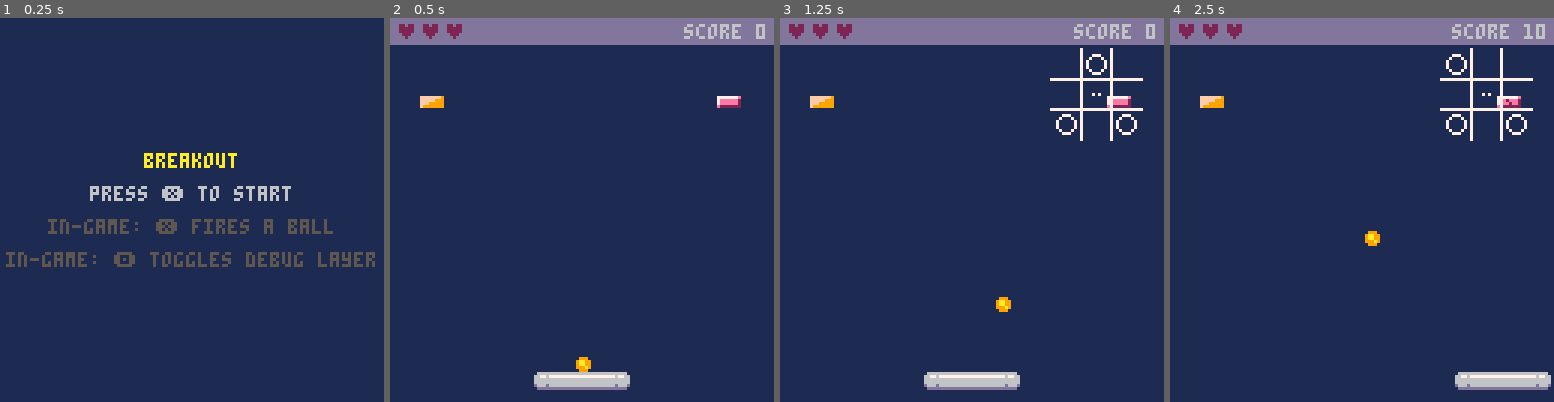
Above: before the commit, frames 1-4 (left to right).
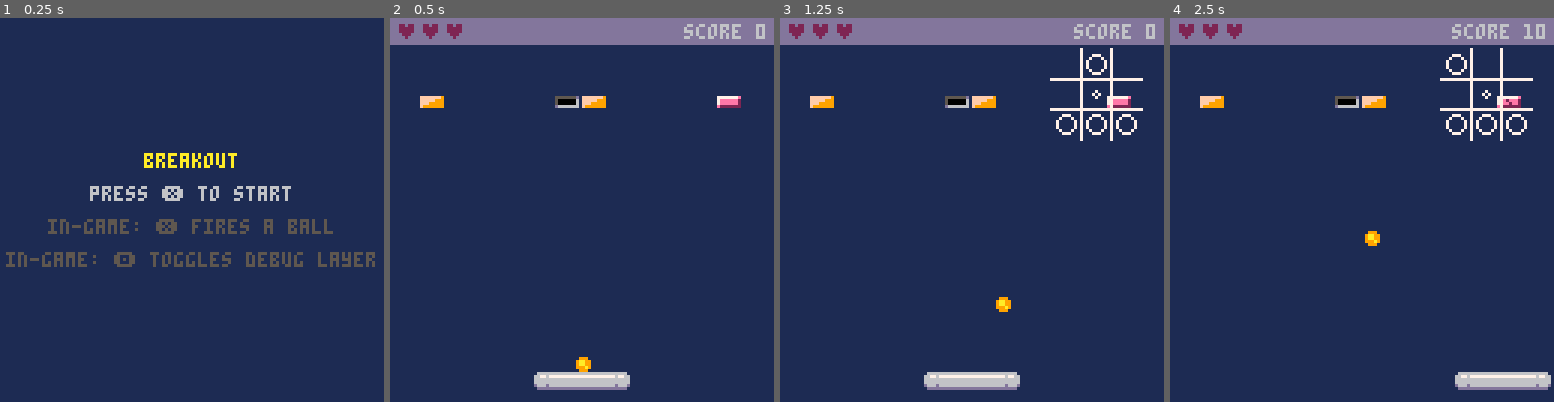
Above: after the commit, the same moments.

Repository: beetrootpaul/learning--pico8-breakout-tutorial
Game: PICO-8 cartridge breakout.p8
Two runs of this game, one before a commit and one after it. Both use one fixed random seed, a clock stepped at 60 frames per second and the inputs below.
Inputs:
- Up to frame 1 (0.25 s): no input
- Up to frame 2 (0.5 s): tap X (X key) at 0.33 s
- Up to frame 3 (1.25 s): tap O (Z key) at 0.7 s; tap X (X key) at 1.07 s
- Up to frame 4 (2.5 s): hold Right 1.6-2.1 s; tap O (Z key) at 1.7, 2.1 s; tap X (X key) at 1.85 s; hold Up 2.15-2.42 s; hold Right from 2.47 s (still down)

Frame 1 is identical in both runs. In frame 2, 0.4% of the frame differs, in the area x 42-57%, y 20-24%; in frame 3, 0.5%, in the area x 42-86%, y 18-31%; in frame 4, 0.5%.

Commit message:
indestructible brick

Diff:
--- a/breakout.p8
+++ b/breakout.p8
@@ -23,6 +23,7 @@
 #include src/bricks/brick.lua
 #include src/bricks/brick_regular.lua
 #include src/bricks/brick_hardened.lua
+#include src/bricks/brick_indestructible.lua
 
 #include src/paddle.lua
 #include src/ball.lua
@@ -64,14 +65,14 @@
 --]]
 
 __gfx__
-00000000fffffff97777777e7777777e000000000000000000000000000000000000000000000000000000000000000000000000000000000000000000000000
-00000000fffff9997eeeeee27ee2eee2000000000000000000000000000000000000000000000000000000000000000000000000000000000000000000000000
-00700700fff999997eeeeee27eee2ee2000000000000000000000000000000000000000000000000000000000000000000000000000000000000000000000000
-00077000f9999999e2222222e2222222000000000000000000000000000000000000000000000000000000000000000000000000000000000000000000000000
-00077000000000000000000000000000000000000000000000000000000000000000000000000000000000000000000000000000000000000000000000000000
-00700700000000000000000000000000000000000000000000000000000000000000000000000000000000000000000000000000000000000000000000000000
-00000000000000000000000000000000000000000000000000000000000000000000000000000000000000000000000000000000000000000000000000000000
-00000000000000000000000000000000000000000000000000000000000000000000000000000000000000000000000000000000000000000000000000000000
+00000000fffffff97777777e7777777e5555555d0000000000000000000000000000000000000000000000000000000000000000000000000000000000000000
+00000000fffff9997eeeeee27ee2eee2500000060000000000000000000000000000000000000000000000000000000000000000000000000000000000000000
+00700700fff999997eeeeee27eee2ee2500000060000000000000000000000000000000000000000000000000000000000000000000000000000000000000000
+00077000f9999999e2222222e2222222d66666660000000000000000000000000000000000000000000000000000000000000000000000000000000000000000
+00077000000000000000000000000000ffffffff0000000000000000000000000000000000000000000000000000000000000000000000000000000000000000
+00700700000000000000000000000000ffffffff0000000000000000000000000000000000000000000000000000000000000000000000000000000000000000
+00000000000000000000000000000000ffffffff0000000000000000000000000000000000000000000000000000000000000000000000000000000000000000
+00000000000000000000000000000000ffffffff0000000000000000000000000000000000000000000000000000000000000000000000000000000000000000
 00000000000000000000000000000000000000000000000000000000000000000000000000000000000000000000000000000000000000000000000000000000
 00000000000000000000000000000000000000000000000000000000000000000000000000000000000000000000000000000000000000000000000000000000
 00000000000000000000000000000000000000000000000000000000000000000000000000000000000000000000000000000000000000000000000000000000
@@ -89,11 +90,12 @@
 __map__
 0000000101010101010100000000000000000000000000000000000000000000000000000000000000000000000000000000000000000000000000000000000000000000000000000000000000000000000000000000000000000000000000000000000000000000000000000000000000000000000000000000000000000000
 0000000101010101010100000000000000000000000000000000000000000000000000000000000000000000000000000000000000000000000000000000000000000000000000000000000000000000000000000000000000000000000000000000000000000000000000000000000000000000000000000000000000000000
-0000000101010101010100000000000000000000000000000000000000000000000000000000000000000000000000000000000000000000000000000000000000000000000000000000000000000000000000000000000000000000000000000000000000000000000000000000000000000000000000000000000000000000
-0000000000000000000000000000000000000000000000000000000000000000000000000000000000000000000000000000000000000000000000000000000000000000000000000000000000000000000000000000000000000000000000000000000000000000000000000000000000000000000000000000000000000000
-0000000000000024000000000000000000000000000000000000000000000000000000000000000000000000000000000000000000000000000000000000000000000000000000000000000000000000000000000000000000000000000000000000000000000000000000000000000000000000000000000000000000000000
-0000000000000000000000000000000000000000000000000000000000000000000000000000000000000000000000000000000000000000000000000000000000000000000000000000000000000000000000000000000000000000000000000000000000000000000000000000000000000000000000000000000000000000
-0000000000202121220000000000000000000000000000000000000000000000000000000000000000000000000000000000000000000000000000000000000000000000000000000000000000000000000000000000000000000000000000000000000000000000000000000000000000000000000000000000000000000000
+0000000101010101010100000200020000000000000000000000000000000000000000000000000000000000000000000000000000000000000000000000000000000000000000000000000000000000000000000000000000000000000000000000000000000000000000000000000000000000000000000000000000000000
+0000000000000000000000020302020000000000000000000000000000000000000000000000000000000000000000000000000000000000000000000000000000000000000000000000000000000000000000000000000000000000000000000000000000000000000000000000000000000000000000000000000000000000
+0000000000000024000000030302000000000000000000000000000000000000000000000000000000000000000000000000000000000000000000000000000000000000000000000000000000000000000000000000000000000000000000000000000000000000000000000000000000000000000000000000000000000000
+0000000000000000000000030004000000000000000000000000000000000000000000000000000000000000000000000000000000000000000000000000000000000000000000000000000000000000000000000000000000000000000000000000000000000000000000000000000000000000000000000000000000000000
+0000000000202121220000000404040000000000000000000000000000000000000000000000000000000000000000000000000000000000000000000000000000000000000000000000000000000000000000000000000000000000000000000000000000000000000000000000000000000000000000000000000000000000
+0000000000000000000000000004000000000000000000000000000000000000000000000000000000000000000000000000000000000000000000000000000000000000000000000000000000000000000000000000000000000000000000000000000000000000000000000000000000000000000000000000000000000000
 
 
 
--- a/pico8_api.lua
+++ b/pico8_api.lua
@@ -224,6 +224,17 @@
 function pairs(tbl)
 end
 
+--- Set transparency for colour index to T (boolean). Transparency is observed by SPR(), SSPR(), MAP() AND TLINE()
+---
+--- PALT() resets to default: all colours opaque except colour 0.
+---
+--- When C is the only parameter, it is treated as a bitfield used to set all 16 values. For example: to set colours 0 and 1 as transparent:
+---
+--- @param c number color to set transparency for
+--- @param t boolean whether color should be treated as transparent or not, optional
+function palt(c, t)
+end
+
 --- Print a string STR and optionally set the draw colour to COL.
 --- @param str string text to print
 --- @param x number
--- a/src/bricks/brick.lua
+++ b/src/bricks/brick.lua
@@ -12,6 +12,7 @@
             w = params.w,
             h = params.h,
             visible = true,
+            destructible = true,
         }
         return setmetatable(brick, { __index = self })
     end
--- /dev/null
+++ b/src/bricks/brick_indestructible.lua
@@ -0,0 +1,28 @@
+new_brick_indestructible = setmetatable({}, {
+    __call = function(self, params)
+        local brick = new_brick({
+            offset_x = params.offset_x,
+            offset_y = params.offset_y,
+            x = params.x,
+            y = params.y,
+            w = params.w,
+            h = params.h,
+        })
+        brick.destructible = false
+        return setmetatable(brick, { __index = self })
+    end
+})
+
+function new_brick_indestructible:draw()
+    palt(u.colors.black, false)
+    palt(u.colors.salmon, true)
+    spr(u.sprites.bricks.tile_indestructible,
+        self._offset_x + self.x,
+        self._offset_y + self.y,
+        self.w / u.tile_edge_length,
+        self.h / u.tile_edge_length)
+    palt()
+end
+
+function new_brick_indestructible:hit_by_ball()
+end
--- a/src/bricks/bricks.lua
+++ b/src/bricks/bricks.lua
@@ -24,8 +24,10 @@
 
 function new_bricks:is_any_left()
     local is_any_visible = false
-    self:for_each_visible_brick(function(brick)
-        is_any_visible = true
-    end)
+    for _, brick in pairs(self._list) do
+        if brick.visible and brick.destructible then
+            is_any_visible = true
+        end
+    end
     return is_any_visible
 end
--- a/src/bricks/level_deserializer.lua
+++ b/src/bricks/level_deserializer.lua
@@ -35,8 +35,17 @@
                 w = brick_w,
                 h = brick_h,
             }))
+        elseif brick_type == '=' then
+            add(output, new_brick_hardened({
+                offset_x = game_area.x,
+                offset_y = game_area.y,
+                x = initial_x + (column - 1) * (brick_w + brick_gap),
+                y = initial_y + (row - 1) * (brick_h + brick_gap),
+                w = brick_w,
+                h = brick_h,
+            }))
         elseif brick_type == '#' then
-            add(output, new_brick_hardened({
+            add(output, new_brick_indestructible({
                 offset_x = game_area.x,
                 offset_y = game_area.y,
                 x = initial_x + (column - 1) * (brick_w + brick_gap),
--- a/src/utils.lua
+++ b/src/utils.lua
@@ -37,7 +37,7 @@
         [[
 
 
-            -          #
+            -    #-    =
         ]],
         [[
 
@@ -45,7 +45,7 @@
             -------
 
 
-            -------
+            =======
         ]],
         --[[
             #-----------#
@@ -77,6 +77,7 @@
             tile_regular = 1,
             tile_hardened_initial = 2,
             tile_hardened_weakened = 3,
+            tile_indestructible = 4,
         },
         paddle = {
             w = 32,
